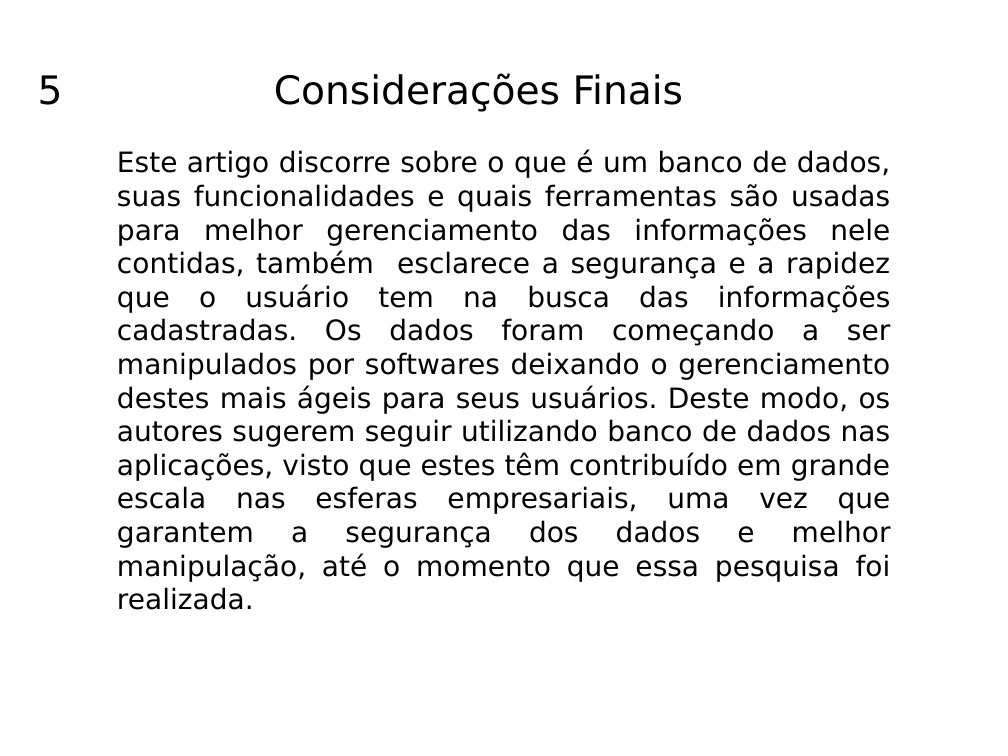
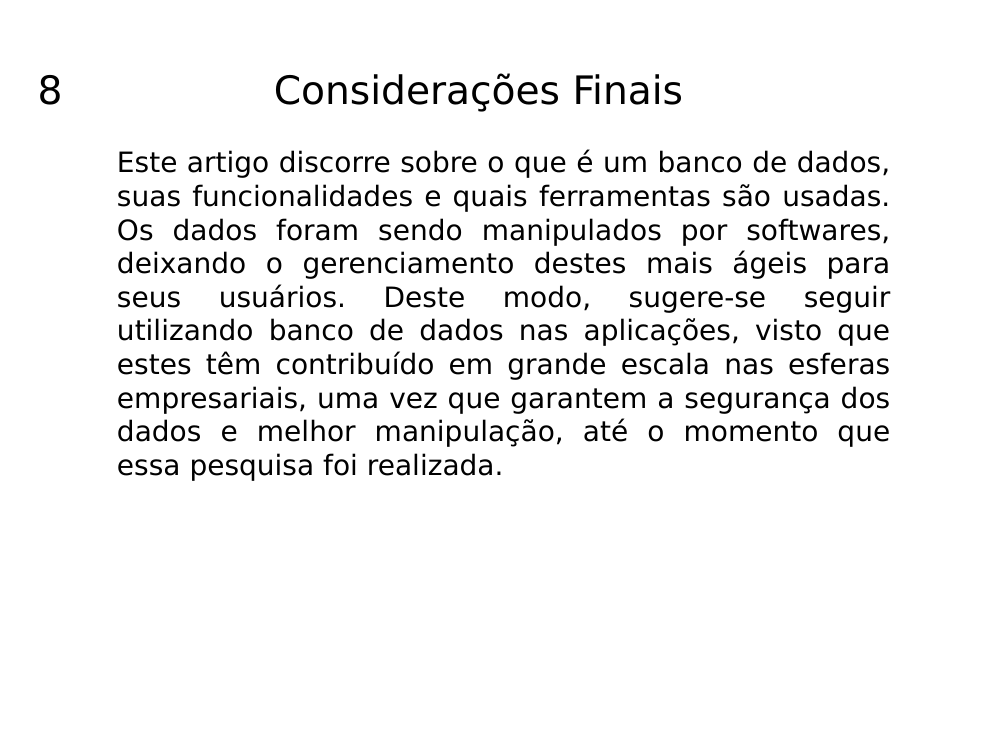
Before and after one commit to KeslleyWillian/Faculdade, a slide deck: slide 19 of 1-semestre/Fundamentos-da-computacao/Banco_de_dados.pptx (slide 10 before the commit). Drawn at 1008x756 pixels with LibreOffice and Linux fonts; fonts in the diff are those of the drawing. Boxes give left, top, right and bottom in pixels: in the first picture for what was removed or moved away, otherwise in the second. Text is boxed around its words. In the diff, an @@ line names an element or a change of style, - is before the commit and + after.

```diff
--- a/1-semestre/Fundamentos-da-computacao/Banco_de_dados.pptx
+++ b/1-semestre/Fundamentos-da-computacao/Banco_de_dados.pptx
@@ text at (38, 73, 684, 112): text changed @@
-5 Considerações Finais
+8 Considerações Finais
@@ text at (117, 150, 891, 481): text changed @@
-Este artigo discorre sobre o que é um banco de dados, suas funcionalidades e quais ferramentas são usadas para melhor gerenciamento das informações nele contidas, também esclarece a segurança e a rapidez que o usuário tem na busca das informações cadastradas. Os dados foram começando a ser manipulados por softwares deixando o gerenciamento destes mais ágeis para seus usuários. Deste modo, os autores sugerem seguir utilizando banco de dados nas aplicações, visto que estes têm contribuído em grande escala nas esferas empresariais, uma vez que garantem a segurança dos dados e melhor manipulação, até o momento que essa pesquisa foi realizada.
+Este artigo discorre sobre o que é um banco de dados, suas funcionalidades e quais ferramentas são usadas. Os dados foram sendo manipulados por softwares, deixando o gerenciamento destes mais ágeis para seus usuários. Deste modo, sugere-se seguir utilizando banco de dados nas aplicações, visto que estes têm contribuído em grande escala nas esferas empresariais, uma vez que garantem a segurança dos dados e melhor manipulação, até o momento que essa pesquisa foi realizada.
```
Also in this commit, not shown: 4 other slides changed, 15 slides added, 6 slides removed, 20 other files.
